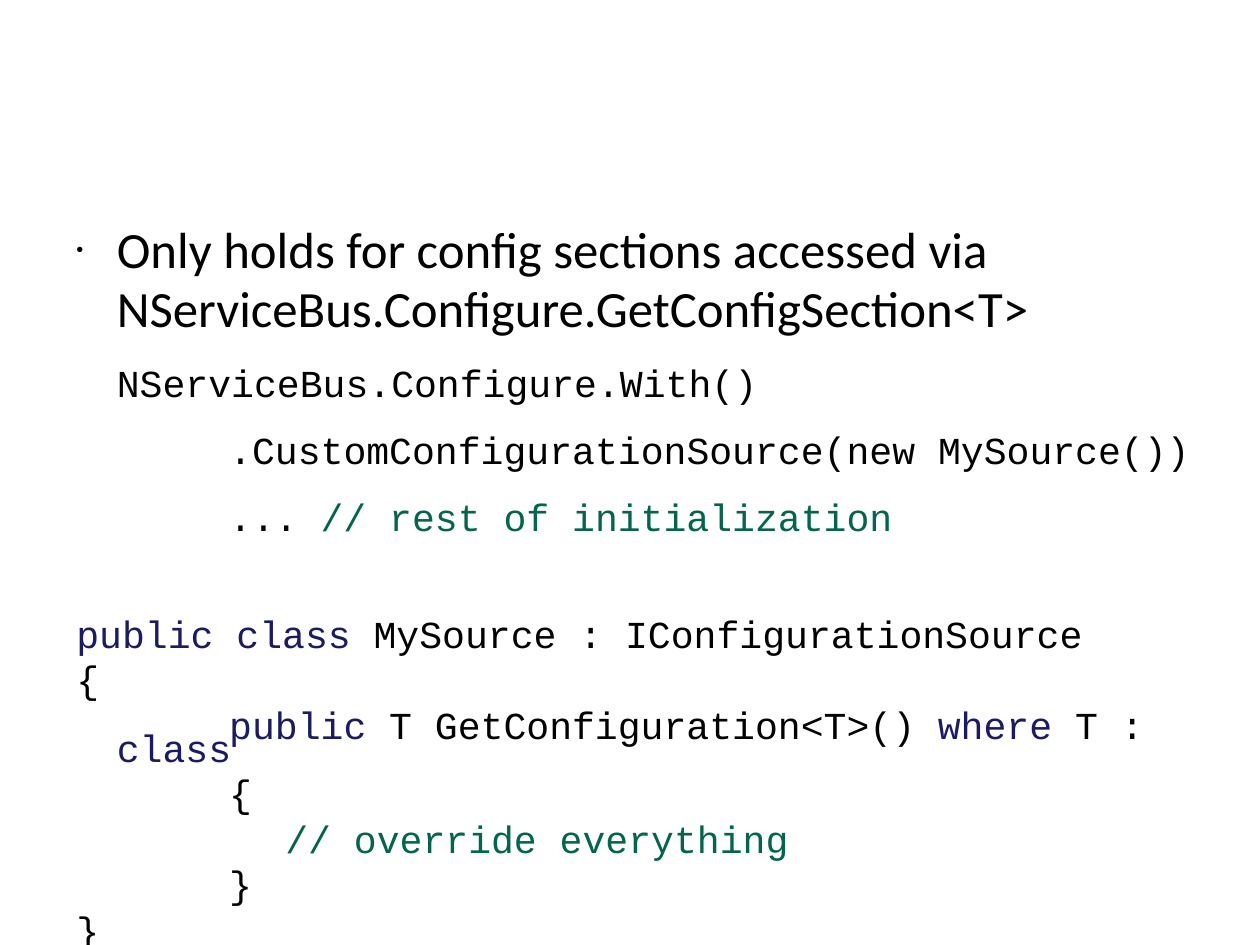
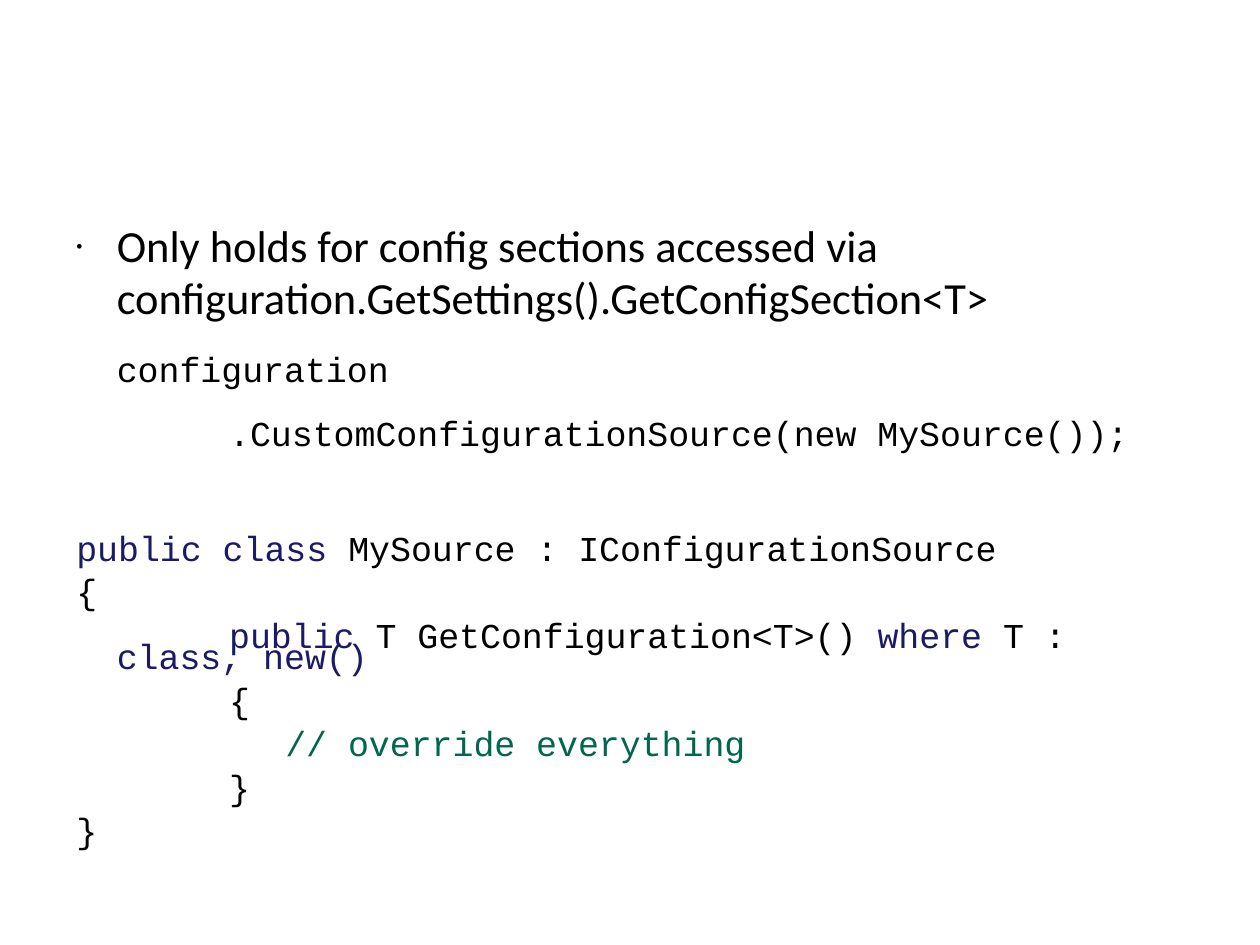
Before and after one commit to Particular/Course.Slides, a slide deck: slide 60 of EnterpriseDevelopmentWithNServiceBus.pptx. Drawn at 1260x945 pixels with LibreOffice and Linux fonts; fonts in the diff are those of the drawing; background and template pictures are left out. Boxes give left, top, right and bottom in pixels: in the first picture for what was removed or moved away, otherwise in the second. Text is boxed around its words. In the diff, an @@ line names an element or a change of style, - is before the commit and + after.

```diff
--- a/EnterpriseDevelopmentWithNServiceBus.pptx
+++ b/EnterpriseDevelopmentWithNServiceBus.pptx
@@ text at (x1=117, y1=231, x2=1128, y2=454): text changed; size 24 to 28 pt; font Courier New to Calibri @@
-• Only holds for config sections accessed via NServiceBus.Configure.GetConfigSection<T>
-NServiceBus.Configure.With()
-.CustomConfigurationSource(new MySource())
-... // rest of initialization
+• Only holds for config sections accessed via configuration.GetSettings().GetConfigSection<T>
+configuration
+.CustomConfigurationSource(new MySource());
@@ text at (x1=76, y1=536, x2=996, y2=764): size 24 to 22 pt in "public class MySource : IConfigurationSource", "{", "{", "// override everything" and 2 more places @@
@@ text at (x1=117, y1=623, x2=1024, y2=677): text changed; size 24 to 22 pt @@
-public T GetConfiguration<T>() where T : class
+public T GetConfiguration<T>() where T : class, new()
```
Also in this commit, not shown: 5 other slides changed, 3 slides added, 1 other file.
